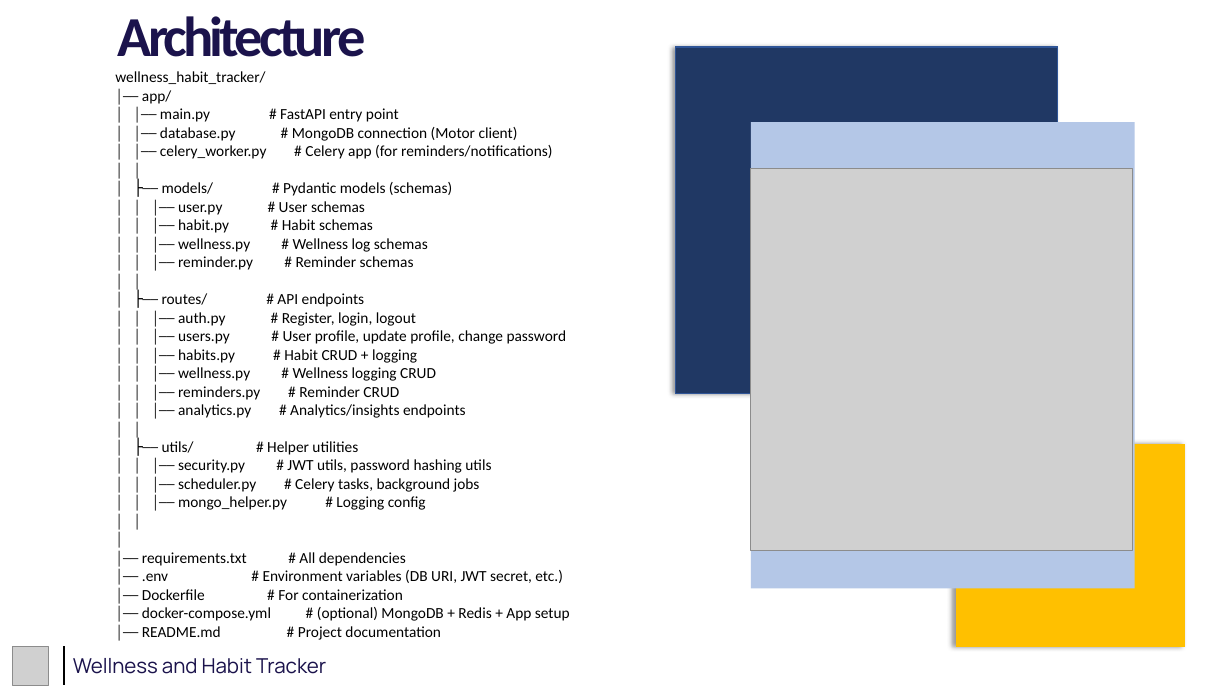
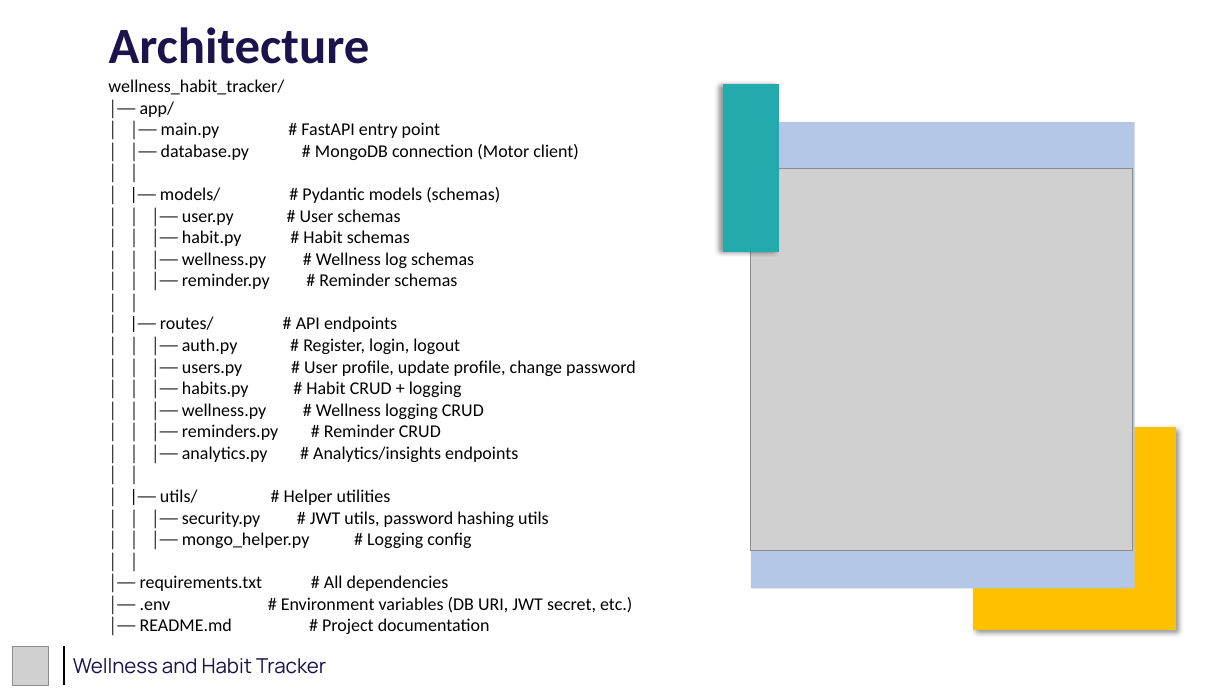
Before and after one commit to vaishnav2002-rma/wellness_habit_tracker, a slide deck: slide 4 of ZennialPro_Project_PPT.pptx (slide 3 before the commit). Drawn at 1232x693 pixels with LibreOffice and Linux fonts; fonts in the diff are those of the drawing; grey boxes stand for pictures. Boxes give left, top, right and bottom in pixels: in the first picture for what was removed or moved away, otherwise in the second. Text is boxed around its words. In the diff, an @@ line names an element or a change of style, - is before the commit and + after.

```diff
--- a/ZennialPro_Project_PPT.pptx
+++ b/ZennialPro_Project_PPT.pptx
@@ title "Architecture": place and size @@
-title "Architecture" at <box>118,16,366,57</box>
+title "Architecture" at <box>109,27,370,64</box>
@@ title "Architecture" at <box>109,27,370,64</box>: size 44 to 39.6 pt, letter spacing -3 to 0 pt; line spacing 0.7 to 0.9; vertical alignment top to middle @@
@@ text at <box>108,79,636,634</box>: paragraph removed @@
-│
@@ text "wellness_habit_tracker/": place and size @@
-text "wellness_habit_tracker/" at <box>115,71,570,640</box>
+text "wellness_habit_tracker/" at <box>108,79,636,634</box>
@@ text at <box>108,79,636,634</box>: size 12 to 14 pt in "wellness_habit_tracker/", "│── app/", "│ │── main.py # FastAPI entry point", "│ │── database.py # MongoDB connection (Motor ..." and 19 more places @@
@@ rectangle: place and size @@
-rectangle at <box>676,47,1057,394</box>
+rectangle at <box>724,85,778,251</box>
@@ rectangle at <box>724,85,778,251</box>: fill #203864 to #23AAAD; outline #2F5597 1 pt to #23AAAD 1 pt @@
@@ text at <box>160,145,552,159</box>: paragraph removed @@
-│ │── celery_worker.py # Celery app (for reminders/notifications)
@@ text at <box>160,187,500,203</box>: text changed; size 12 to 14 pt @@
-│ ├── models/ # Pydantic models (schemas)
+│ |── models/ # Pydantic models (schemas)
@@ text at <box>160,316,397,332</box>: text changed; size 12 to 14 pt @@
-│ ├── routes/ # API endpoints
+│ |── routes/ # API endpoints
@@ rectangle: place and size @@
-rectangle at <box>957,445,1185,646</box>
+rectangle at <box>974,428,1176,629</box>
@@ rectangle at <box>974,428,1176,629</box>: shadow changed @@
@@ text at <box>178,478,480,492</box>: paragraph removed @@
-│ │ │── scheduler.py # Celery tasks, background jobs
@@ text at <box>160,489,391,505</box>: text changed; size 12 to 14 pt @@
-│ ├── utils/ # Helper utilities
+│ |── utils/ # Helper utilities
@@ text at <box>142,589,570,621</box>: paragraphs removed @@
-│── Dockerfile # For containerization
-│── docker-compose.yml # (optional) MongoDB + Redis + App setup
```
Also in this commit, not shown: 10 other slides changed, 6 other files.
